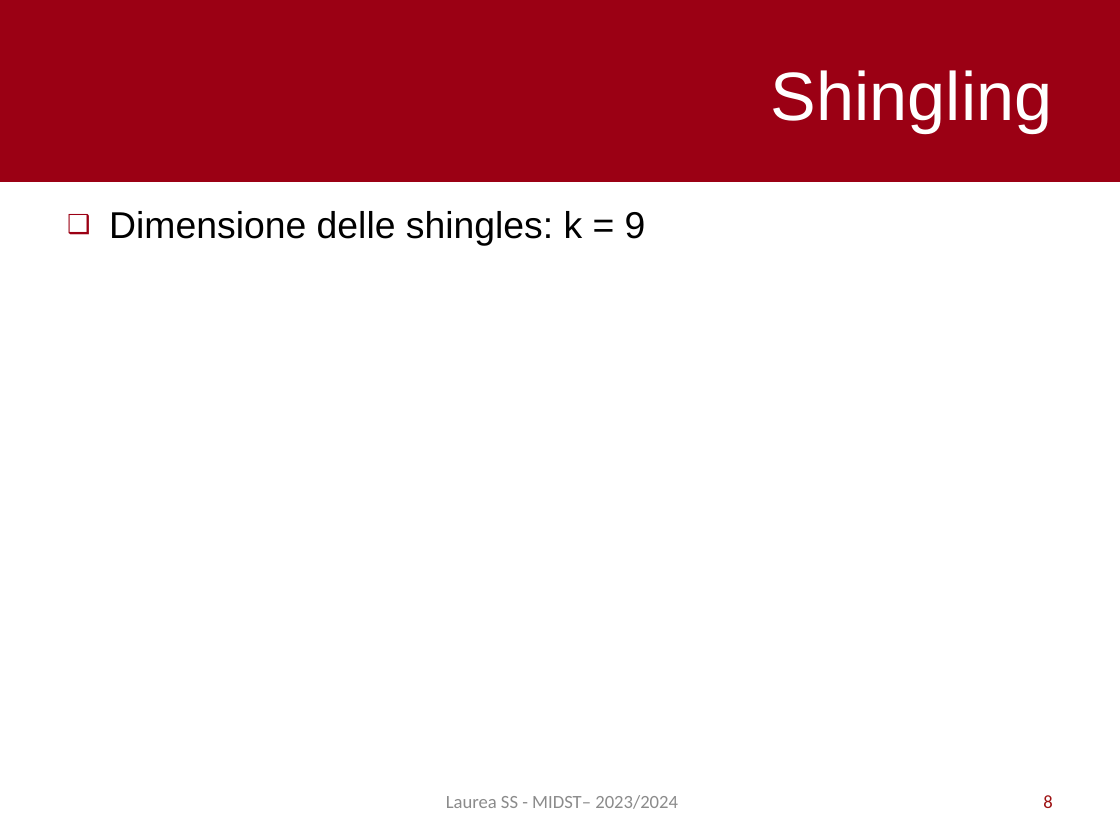
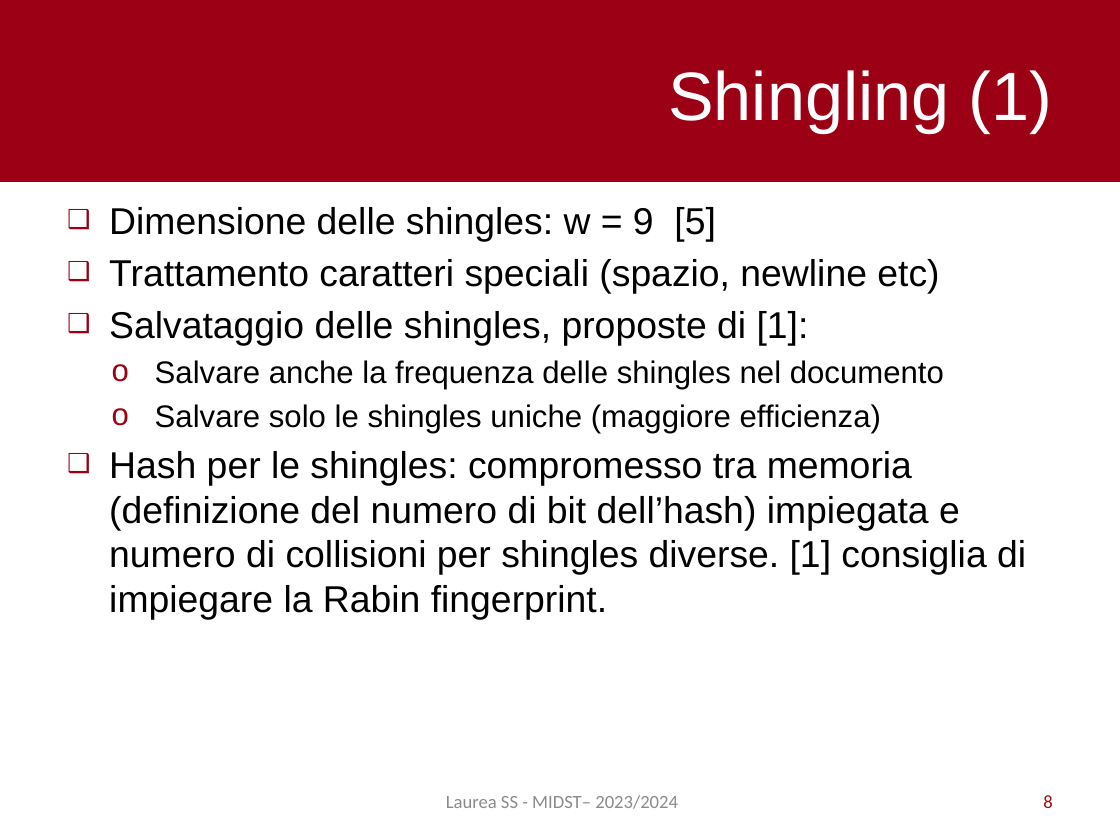
Before and after one commit to pietro-stangherlin/near_duplicate_doc_lsh, a slide deck: slide 8 of slides/ita/slides_ita.pptx. Drawn at 1120x840 pixels with LibreOffice and Linux fonts; fonts in the diff are those of the drawing. Boxes give left, top, right and bottom in pixels: in the first picture for what was removed or moved away, otherwise in the second. Text is boxed around its words. In the diff, an @@ line names an element or a change of style, - is before the commit and + after.

Commit message:
Added slides about Shingles,MinHash, LSH and added slide_ita.pdf

```diff
--- a/slides/ita/slides_ita.pptx
+++ b/slides/ita/slides_ita.pptx
@@ title at <box>668,70,1053,132</box>: text changed @@
-Shingling
+Shingling (1)
@@ text at <box>109,207,1026,620</box>: text changed @@
-❑ Dimensione delle shingles: k = 9
+❑ Dimensione delle shingles: w = 9 [5]
+❑ Trattamento caratteri speciali (spazio, newline etc)
+❑ Salvataggio delle shingles, proposte di [1]:
+  o Salvare anche la frequenza delle shingles nel documento
+  o Salvare solo le shingles uniche (maggiore efficienza)
+❑ Hash per le shingles: compromesso tra memoria (definizione del numero di bit dell’hash) impiegata e numero di collisioni per shingles diverse. [1] consiglia di impiegare la Rabin fingerprint.
```
Also in this commit, not shown: 3 other slides changed, 2 slides added.
